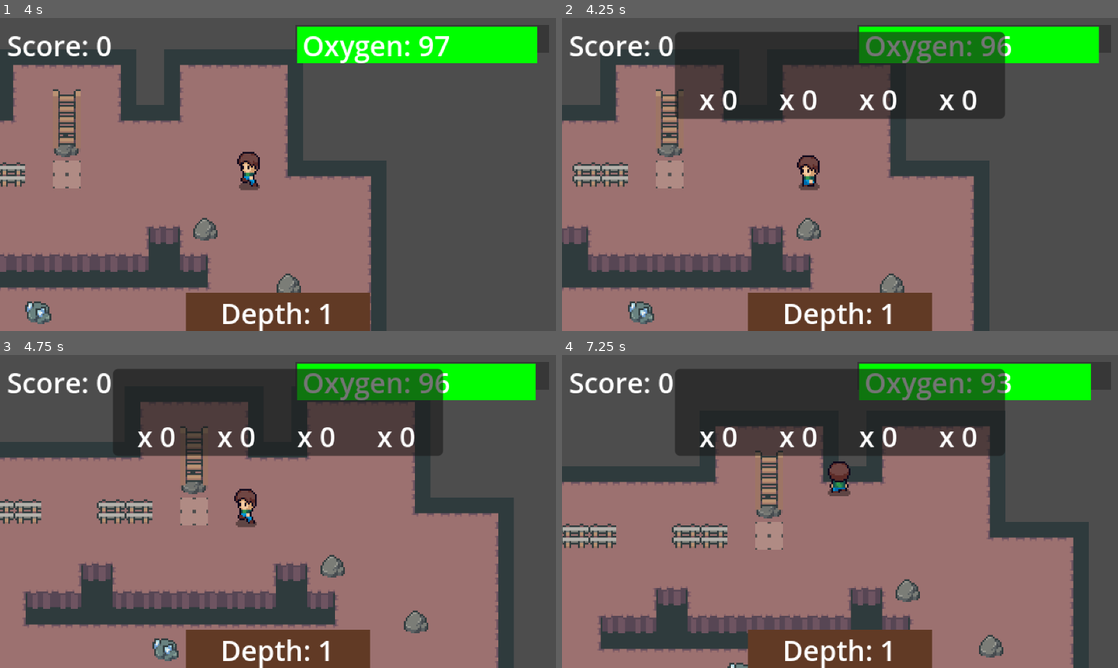
Above: before the commit, frames 1-4 (two rows, left to right).
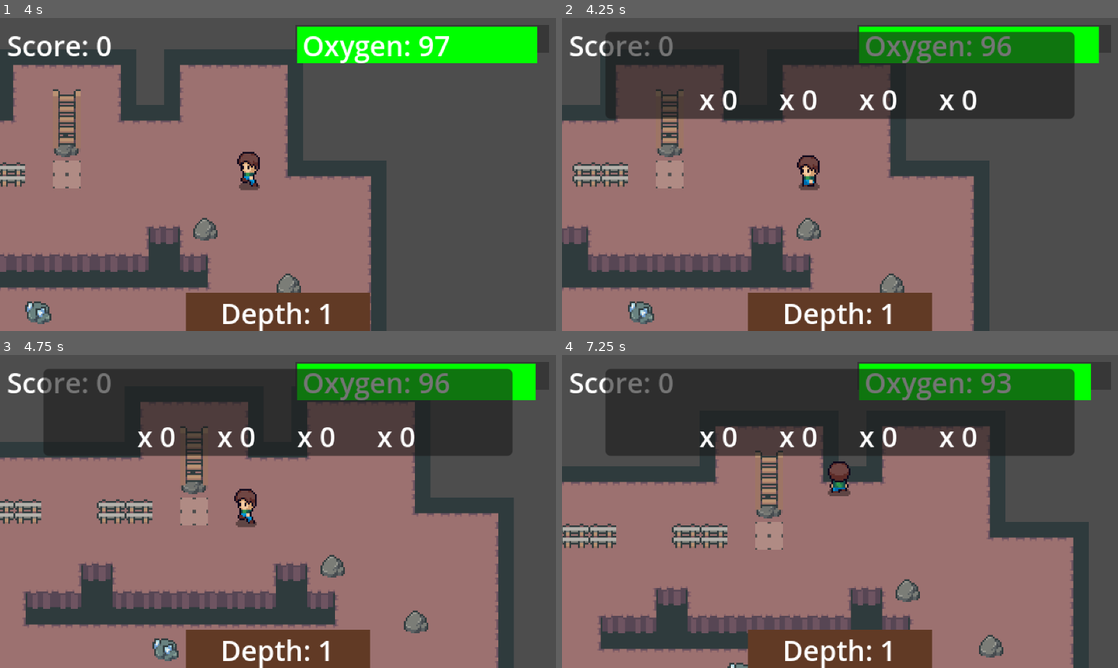
Above: after the commit, the same moments.

Repository: yi2003/mining
Game: Godot game, scene res://scenes/level.tscn
Same seed, same stepped clock (60 frames per second), same inputs: the game is played once before the commit and once after it.
Inputs:
- Up to frame 1 (4 s): hold Right (ui_right) 0.53-1.28 s; hold Space (attack) 0.53-1.28 s; hold Down (ui_down) 1.28-2.03 s; tap Space (attack) at 1.35, 2.85 s; hold Right (ui_right) 2.03-2.78 s; hold Space (attack) 2.03-2.78 s; hold Up (ui_up) 2.78-3.53 s; hold Left (ui_left) from 3.53 s (still down); hold Space (attack) from 3.53 s (still down)
- Up to frame 2 (4.25 s): keep holding Left (ui_left); keep holding Space (attack); tap Tab (toggle_inventory) at 4.15 s
- Up to frame 3 (4.75 s): keep holding Left (ui_left); release Space (attack) at 4.28 s; tap Space (attack) at 4.35 s
- Up to frame 4 (7.25 s): release Left (ui_left) at 5.03 s; hold Down (ui_down) 5.03-5.78 s; hold Space (attack) 5.03-5.78 s; hold Right (ui_right) 5.78-6.53 s; tap Space (attack) at 5.85 s; hold Up (ui_up) from 6.53 s (still down); hold Space (attack) from 6.53 s (still down)

Frame 1 is identical in both runs. In frame 2, 6.1% of the frame differs, in the area x 7-93%, y 4-33%; in frame 3, 6.4%; in frame 4, 6.9%.

Commit message:
feat: add shop UI with pickaxe, oxygen tank, and inventory upgrades
Add a shop screen accessible from the summary screen where players can
spend earnings on three upgrade categories: pickaxe (damage 1-4),
oxygen tank (max oxygen +25/level), and inventory size (+1 slot/level).
Fix earnings bug that was adding grand_total once per ore type instead
of once total.

Co-Authored-By: Claude Opus 4.7 <noreply@anthropic.com>

Diff:
--- a/assets/scripts/amethyst_rock.gd
+++ b/assets/scripts/amethyst_rock.gd
@@ -9,10 +9,10 @@
 		sprite.region_rect = Rect2(0, 16, 16, 16)
 
 
-func take_damage():
+func take_damage(amount: int = 1):
 	if health <= 0 or is_dying:
 		return
-	health -= 1
+	health -= amount
 	_play_flash_effect()
 	if health <= 0:
 		is_dying = true
--- a/assets/scripts/diamond_rock.gd
+++ b/assets/scripts/diamond_rock.gd
@@ -9,10 +9,10 @@
 		sprite.region_rect = Rect2(0, 16, 16, 16)
 
 
-func take_damage():
+func take_damage(amount: int = 1):
 	if health <= 0 or is_dying:
 		return
-	health -= 1
+	health -= amount
 	_play_flash_effect()
 	if health <= 0:
 		is_dying = true
--- a/assets/scripts/game_state.gd
+++ b/assets/scripts/game_state.gd
@@ -1,10 +1,14 @@
 extends Node
 
-const MAX_OXYGEN: float = 100.0
+var max_oxygen: float = 100.0
 
 var score: int = 0
 var total_earnings: int = 0
-var oxygen: float = MAX_OXYGEN
+var oxygen: float = max_oxygen
+
+var pickaxe_level: int = 0
+var oxygen_tank_level: int = 0
+var inventory_level: int = 0
 
 func add_score(points: int) -> void:
 	score += points
@@ -14,6 +18,20 @@
 
 func reset_score() -> void:
 	score = 0
+	reset_upgrades()
 
 func reset_oxygen() -> void:
-	oxygen = MAX_OXYGEN
+	oxygen = max_oxygen
+
+func get_pickaxe_damage() -> int:
+	return 1 + pickaxe_level
+
+func apply_upgrade_effects() -> void:
+	max_oxygen = 100.0 + (oxygen_tank_level * 25.0)
+	PlayerInventory.resize_slots(4 + inventory_level)
+
+func reset_upgrades() -> void:
+	pickaxe_level = 0
+	oxygen_tank_level = 0
+	inventory_level = 0
+	max_oxygen = 100.0
--- a/assets/scripts/gem.gd
+++ b/assets/scripts/gem.gd
@@ -25,10 +25,10 @@
 		var y_offset = 16  # Always use row 1 for gem rocks
 		sprite.region_rect = Rect2(x_offset, y_offset, 16, 16)
 
-func take_damage():
+func take_damage(amount: int = 1):
 	if health <= 0:
 		return
-	health -= 1
+	health -= amount
 	_play_flash_effect()
 	if health > 0:
 		_update_sprite_region()
--- a/assets/scripts/inventory_hud.gd
+++ b/assets/scripts/inventory_hud.gd
@@ -4,14 +4,18 @@
 	$Panel/Slots/Slot0/Icon0,
 	$Panel/Slots/Slot1/Icon1,
 	$Panel/Slots/Slot2/Icon2,
-	$Panel/Slots/Slot3/Icon3
+	$Panel/Slots/Slot3/Icon3,
+	$Panel/Slots/Slot4/Icon4,
+	$Panel/Slots/Slot5/Icon5,
 ]
 
 @onready var slot_labels: Array = [
 	$Panel/Slots/Slot0/Label0,
 	$Panel/Slots/Slot1/Label1,
 	$Panel/Slots/Slot2/Label2,
-	$Panel/Slots/Slot3/Label3
+	$Panel/Slots/Slot3/Label3,
+	$Panel/Slots/Slot4/Label4,
+	$Panel/Slots/Slot5/Label5,
 ]
 
 const ORE_TEXTURES = {
@@ -54,10 +58,15 @@
 	_update_all()
 
 func _update_all():
-	for i in PlayerInventory.MAX_SLOTS:
+	for i in PlayerInventory.max_slots:
+		if i >= slot_icons.size():
+			break
 		var slot = PlayerInventory.slots[i]
 		var icon_node = slot_icons[i]
 		var label_node = slot_labels[i]
+
+		# Show the slot container
+		icon_node.get_parent().visible = true
 
 		if slot.locked:
 			var base_texture = ORE_TEXTURES.get(slot.ore_type)
@@ -73,3 +82,7 @@
 			icon_node.texture = null
 			icon_node.visible = false
 			label_node.text = "x 0"
+
+	# Hide extra slots beyond max_slots
+	for i in range(PlayerInventory.max_slots, slot_icons.size()):
+		slot_icons[i].get_parent().visible = false
--- a/assets/scripts/level.gd
+++ b/assets/scripts/level.gd
@@ -44,6 +44,7 @@
 var is_transitioning: bool = false
 
 @onready var summary_scene = preload("res://scenes/summary_screen.tscn")
+@onready var shop_scene = preload("res://scenes/shop_screen.tscn")
 
 @onready var fade_rect = $FadeRect
 @onready var world_container = $YSort
@@ -282,7 +283,7 @@
 	depth_label.text = "Depth: " + str(current_floor + 1)
 
 func _update_oxygen_ui():
-	var ratio = GameState.oxygen / GameState.MAX_OXYGEN
+	var ratio = GameState.oxygen / GameState.max_oxygen
 	oxygen_fill.size.x = 144 * ratio
 	if GameState.oxygen > 50:
 		oxygen_fill.color = Color(0, 1, 0)  # green
@@ -374,6 +375,7 @@
 		var summary = summary_scene.instantiate()
 		add_child(summary)
 		summary.continue_game.connect(_on_summary_continue)
+		summary.shop_opened.connect(_on_shop_opened)
 		summary.show_summary()
 		return
 
@@ -389,6 +391,15 @@
 	GameState.reset_oxygen()
 	oxygen_bar_bg.visible = true
 	_update_oxygen_ui()
+
+func _on_shop_opened():
+	var shop = shop_scene.instantiate()
+	add_child(shop)
+	shop.shop_closed.connect(_on_shop_closed)
+	shop.show_shop()
+
+func _on_shop_closed():
+	pass
 
 func _trigger_player_death():
 	is_player_dying = true
--- a/assets/scripts/player.gd
+++ b/assets/scripts/player.gd
@@ -67,7 +67,7 @@
 	var bodies = hitbox.get_overlapping_bodies()
 	for body in bodies:
 		if body.has_method("take_damage"):
-			body.take_damage()
+			body.take_damage(GameState.get_pickaxe_damage())
 
 	# Wait for animation to finish before allowing another swing
 	await animated_sprite.animation_finished
--- a/assets/scripts/player_inventory.gd
+++ b/assets/scripts/player_inventory.gd
@@ -2,7 +2,7 @@
 
 enum OreType { IRON, GOLD, COAL, SOLAR, DIAMOND, AMETHYST, TIN }
 
-const MAX_SLOTS = 4
+var max_slots: int = 4
 const MAX_STACK = 5
 
 class OreSlot:
@@ -42,11 +42,18 @@
 var slots: Array = []
 
 func _ready():
-	for i in MAX_SLOTS:
+	for i in max_slots:
 		var slot = OreSlot.new()
 		slots.append(slot)
 
 signal inventory_changed
+
+func resize_slots(new_size: int) -> void:
+	while slots.size() < new_size:
+		var slot = OreSlot.new()
+		slots.append(slot)
+	max_slots = new_size
+	inventory_changed.emit()
 
 func try_add_ore(ore_type: OreType) -> bool:
 	# First pass: try matching existing slot
--- a/assets/scripts/rock.gd
+++ b/assets/scripts/rock.gd
@@ -10,10 +10,10 @@
 
 @onready var sprite = $Sprite2D
 
-func take_damage():
+func take_damage(amount: int = 1):
 	if health <= 0 or is_dying:
 		return
-	health -= 1
+	health -= amount
 	_play_flash_effect()
 	if health <= 0:
 		is_dying = true
--- /dev/null
+++ b/assets/scripts/shop_screen.gd
@@ -0,0 +1,193 @@
+extends CanvasLayer
+
+signal shop_closed
+
+var gold_label: Label
+var upgrade_rows: Array = []
+
+const UPGRADES = [
+	{
+		"name": "Pickaxe",
+		"max_level": 3,
+		"cost": 200,
+		"key": "pickaxe_level",
+	},
+	{
+		"name": "Oxygen Tank",
+		"max_level": 3,
+		"cost": 250,
+		"key": "oxygen_tank_level",
+	},
+	{
+		"name": "Inventory",
+		"max_level": 2,
+		"cost": 500,
+		"key": "inventory_level",
+	},
+]
+
+func _ready():
+	visible = false
+	_build_ui()
+
+func _build_ui():
+	# Dark overlay
+	var overlay = ColorRect.new()
+	overlay.color = Color(0, 0, 0, 0.85)
+	overlay.set_anchors_preset(Control.PRESET_FULL_RECT)
+	add_child(overlay)
+
+	# Panel
+	var panel = Panel.new()
+	panel.offset_left = 20
+	panel.offset_top = 8
+	panel.offset_right = 300
+	panel.offset_bottom = 172
+	add_child(panel)
+
+	# VBox inside panel
+	var vbox = VBoxContainer.new()
+	vbox.set_anchors_preset(Control.PRESET_FULL_RECT)
+	vbox.offset_left = 4
+	vbox.offset_top = 4
+	vbox.offset_right = -4
+	vbox.offset_bottom = -4
+	vbox.add_theme_constant_override("separation", 2)
+	panel.add_child(vbox)
+
+	# Title
+	var title = Label.new()
+	title.text = "SHOP"
+	title.horizontal_alignment = HORIZONTAL_ALIGNMENT_CENTER
+	title.add_theme_font_size_override("font_size", 11)
+	vbox.add_child(title)
+
+	# Gold label
+	gold_label = Label.new()
+	gold_label.horizontal_alignment = HORIZONTAL_ALIGNMENT_CENTER
+	gold_label.add_theme_font_size_override("font_size", 9)
+	vbox.add_child(gold_label)
+
+	# Spacer
+	var spacer = Control.new()
+	spacer.custom_minimum_size = Vector2(0, 4)
+	vbox.add_child(spacer)
+
+	# Upgrade rows
+	for upgrade in UPGRADES:
+		var row = _create_upgrade_row(upgrade)
+		vbox.add_child(row.container)
+
+	# Spacer
+	var spacer2 = Control.new()
+	spacer2.custom_minimum_size = Vector2(0, 4)
+	vbox.add_child(spacer2)
+
+	# Close button
+	var close_btn = Button.new()
+	close_btn.text = "Close"
+	close_btn.add_theme_font_size_override("font_size", 11)
+	close_btn.custom_minimum_size = Vector2(60, 16)
+	close_btn.size_flags_horizontal = Control.SIZE_SHRINK_CENTER
+	vbox.add_child(close_btn)
+	close_btn.pressed.connect(_on_close_pressed)
+
+func _create_upgrade_row(upgrade: Dictionary) -> Dictionary:
+	var container = HBoxContainer.new()
+	container.custom_minimum_size = Vector2(0, 14)
+	container.add_theme_constant_override("separation", 4)
+
+	# Name label
+	var name_label = Label.new()
+	name_label.text = upgrade.name
+	name_label.custom_minimum_size = Vector2(70, 0)
+	name_label.add_theme_font_size_override("font_size", 9)
+	container.add_child(name_label)
+
+	# Level label
+	var level_label = Label.new()
+	level_label.custom_minimum_size = Vector2(30, 0)
+	level_label.add_theme_font_size_override("font_size", 9)
+	container.add_child(level_label)
+
+	# Cost label
+	var cost_label = Label.new()
+	cost_label.custom_minimum_size = Vector2(30, 0)
+	cost_label.add_theme_font_size_override("font_size", 9)
+	container.add_child(cost_label)
+
+	# Buy button
+	var buy_btn = Button.new()
+	buy_btn.text = "Buy"
+	buy_btn.add_theme_font_size_override("font_size", 9)
+	buy_btn.custom_minimum_size = Vector2(35, 14)
+	container.add_child(buy_btn)
+
+	var row_data = {
+		"container": container,
+		"level_label": level_label,
+		"cost_label": cost_label,
+		"buy_btn": buy_btn,
+		"upgrade": upgrade,
+	}
+	upgrade_rows.append(row_data)
+
+	buy_btn.pressed.connect(_on_buy_pressed.bind(row_data))
+
+	return row_data
+
+func show_shop():
+	visible = true
+	_refresh_ui()
+
+func _get_upgrade_level(key: String) -> int:
+	match key:
+		"pickaxe_level": return GameState.pickaxe_level
+		"oxygen_tank_level": return GameState.oxygen_tank_level
+		"inventory_level": return GameState.inventory_level
+	return 0
+
+func _set_upgrade_level(key: String, value: int) -> void:
+	match key:
+		"pickaxe_level": GameState.pickaxe_level = value
+		"oxygen_tank_level": GameState.oxygen_tank_level = value
+		"inventory_level": GameState.inventory_level = value
+
+func _refresh_ui():
+	gold_label.text = "Gold: " + str(GameState.total_earnings)
+
+	for row in upgrade_rows:
+		var upgrade = row.upgrade
+		var current_level = _get_upgrade_level(upgrade.key)
+		var max_level = upgrade.max_level
+
+		row.level_label.text = "Lv " + str(current_level) + "/" + str(max_level)
+
+		if current_level >= max_level:
+			row.cost_label.text = "MAX"
+			row.buy_btn.disabled = true
+		else:
+			var cost = upgrade.cost
+			row.cost_label.text = str(cost) + "g"
+			row.buy_btn.disabled = GameState.total_earnings < cost
+
+func _on_buy_pressed(row: Dictionary):
+	var upgrade = row.upgrade
+	var current_level = _get_upgrade_level(upgrade.key)
+	var max_level = upgrade.max_level
+
+	if current_level >= max_level:
+		return
+
+	var cost = upgrade.cost
+	if GameState.total_earnings < cost:
+		return
+
+	GameState.total_earnings -= cost
+	_set_upgrade_level(upgrade.key, current_level + 1)
+	GameState.apply_upgrade_effects()
+	_refresh_ui()
+
+func _on_close_pressed():
+	shop_closed.emit()
+	queue_free()
--- a/assets/scripts/summary_screen.gd
+++ b/assets/scripts/summary_screen.gd
@@ -1,11 +1,13 @@
 extends CanvasLayer
 
 signal continue_game
+signal shop_opened
 
 @onready var table_container = $Panel/VBox/TableContainer
 @onready var total_label = $Panel/VBox/TotalLabel
 @onready var earnings_label = $Panel/VBox/EarningsLabel
 @onready var continue_button = $Panel/VBox/Buttons/ContinueButton
+@onready var shop_button = $Panel/VBox/Buttons/ShopButton
 
 const ORE_TEXTURES = {
 	PlayerInventory.OreType.IRON: preload("res://assets/images/ores/iron.png"),
@@ -35,6 +37,7 @@
 	get_tree().paused = true
 	if is_death:
 		continue_button.visible = false
+		shop_button.visible = false
 
 	# Clear old rows
 	for child in table_container.get_children():
@@ -52,9 +55,9 @@
 		grand_total += total
 		_create_ore_row(ore_type, qty, value, total)
 
-		# Accumulate total earnings and clear inventory (skip earnings on death)
-		if not is_death:
-			GameState.add_earnings(grand_total)
+	# Accumulate total earnings and clear inventory (skip earnings on death)
+	if not is_death:
+		GameState.add_earnings(grand_total)
 	PlayerInventory.clear_all()
 
 	total_label.text = "Grand Total: " + str(grand_total)
@@ -127,6 +130,9 @@
 	l.text = result
 	return l
 
+func _on_shop_pressed():
+	shop_opened.emit()
+
 func _on_continue_pressed():
 	visible = false
 	continue_game.emit()
--- a/scenes/inventory_hud.tscn
+++ b/scenes/inventory_hud.tscn
@@ -7,21 +7,21 @@
 layer = 10
 
 [node name="Panel" type="Panel" parent="."]
-custom_minimum_size = Vector2(190, 50)
-anchor_left = 0.5
-anchor_top = 0.0
-anchor_right = 0.5
-anchor_bottom = 0.0
-offset_left = -95.0
+custom_minimum_size = Vector2(270, 50)
+anchor_left = 0.5
+anchor_top = 0.0
+anchor_right = 0.5
+anchor_bottom = 0.0
+offset_left = -135.0
 offset_top = 8.0
-offset_right = 95.0
+offset_right = 135.0
 offset_bottom = 58.0
 
 [node name="Slots" type="HBoxContainer" parent="Panel"]
 alignment = 1
 offset_left = 5.0
 offset_top = 5.0
-offset_right = 185.0
+offset_right = 265.0
 offset_bottom = 43.0
 theme_override_constants/separation = 4
 
@@ -156,3 +156,71 @@
 offset_bottom = 0.0
 horizontal_alignment = 1
 autowrap_mode = 0
+
+[node name="Slot4" type="Control" parent="Panel/Slots"]
+layout_mode = 2
+custom_minimum_size = Vector2(42, 36)
+visible = false
+
+[node name="Icon4" type="TextureRect" parent="Panel/Slots/Slot4"]
+layout_mode = 1
+anchors_preset = 5
+anchor_left = 0.5
+anchor_top = 0.0
+anchor_right = 0.5
+anchor_bottom = 0.0
+offset_left = -8.0
+offset_top = 2.0
+offset_right = 8.0
+offset_bottom = 18.0
+expand_mode = 0
+stretch_mode = 4
+visible = false
+
+[node name="Label4" type="Label" parent="Panel/Slots/Slot4"]
+layout_mode = 1
+anchors_preset = 10
+anchor_left = 0.0
+anchor_top = 1.0
+anchor_right = 1.0
+anchor_bottom = 1.0
+offset_left = 0.0
+offset_top = -16.0
+offset_right = 0.0
+offset_bottom = 0.0
+horizontal_alignment = 1
+autowrap_mode = 0
+
+[node name="Slot5" type="Control" parent="Panel/Slots"]
+layout_mode = 2
+custom_minimum_size = Vector2(42, 36)
+visible = false
+
+[node name="Icon5" type="TextureRect" parent="Panel/Slots/Slot5"]
+layout_mode = 1
+anchors_preset = 5
+anchor_left = 0.5
+anchor_top = 0.0
+anchor_right = 0.5
+anchor_bottom = 0.0
+offset_left = -8.0
+offset_top = 2.0
+offset_right = 8.0
+offset_bottom = 18.0
+expand_mode = 0
+stretch_mode = 4
+visible = false
+
+[node name="Label5" type="Label" parent="Panel/Slots/Slot5"]
+layout_mode = 1
+anchors_preset = 10
+anchor_left = 0.0
+anchor_top = 1.0
+anchor_right = 1.0
+anchor_bottom = 1.0
+offset_left = 0.0
+offset_top = -16.0
+offset_right = 0.0
+offset_bottom = 0.0
+horizontal_alignment = 1
+autowrap_mode = 0
--- /dev/null
+++ b/scenes/shop_screen.tscn
@@ -0,0 +1,8 @@
+[gd_scene format=3 uid="uid://shop_screen"]
+
+[ext_resource type="Script" path="res://assets/scripts/shop_screen.gd" id="1_shop"]
+
+[node name="ShopScreen" type="CanvasLayer"]
+layer = 25
+process_mode = 3
+script = ExtResource("1_shop")
--- a/scenes/summary_screen.tscn
+++ b/scenes/summary_screen.tscn
@@ -83,6 +83,17 @@
 theme_override_font_sizes/font_size = 11
 custom_minimum_size = Vector2(60, 16)
 
+[node name="Spacer5" type="Control" parent="Panel/VBox/Buttons"]
+custom_minimum_size = Vector2(6, 0)
+layout_mode = 2
+
+[node name="ShopButton" type="Button" parent="Panel/VBox/Buttons"]
+layout_mode = 2
+text = "Shop"
+theme_override_font_sizes/font_size = 11
+custom_minimum_size = Vector2(60, 16)
+
 [connection signal="pressed" from="Panel/VBox/Buttons/ContinueButton" to="." method="_on_continue_pressed"]
 [connection signal="pressed" from="Panel/VBox/Buttons/RestartButton" to="." method="_on_restart_pressed"]
 [connection signal="pressed" from="Panel/VBox/Buttons/ExitButton" to="." method="_on_exit_pressed"]
+[connection signal="pressed" from="Panel/VBox/Buttons/ShopButton" to="." method="_on_shop_pressed"]
Not shown, added: assets/scripts/shop_screen.gd.uid
